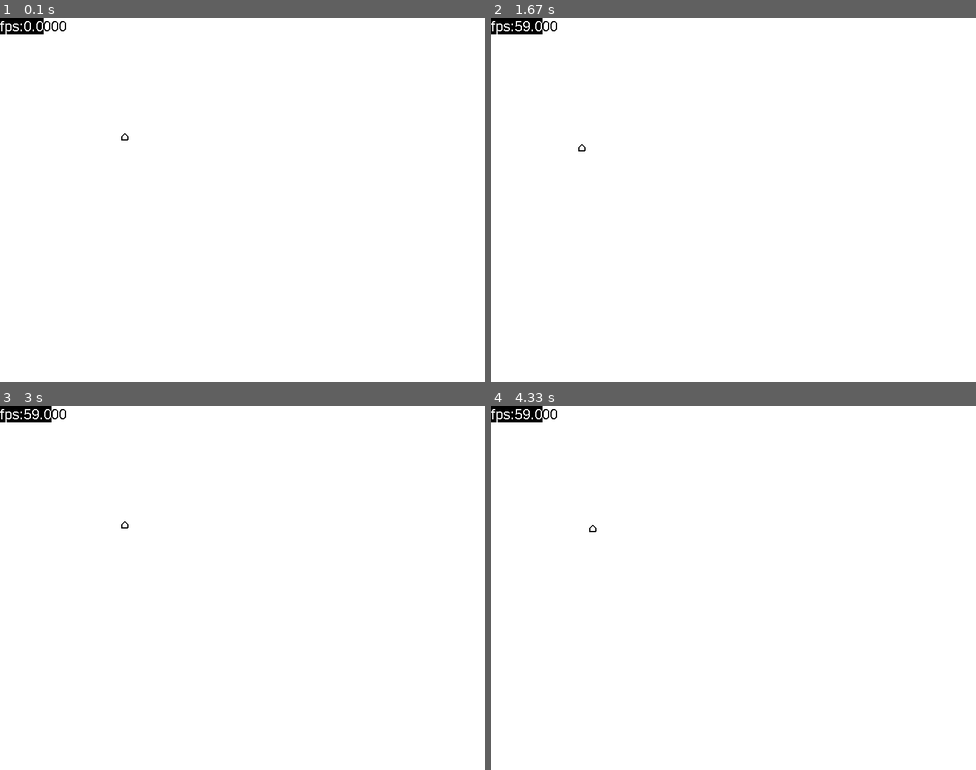
Above: before the commit, frames 1-4 (two rows, left to right).
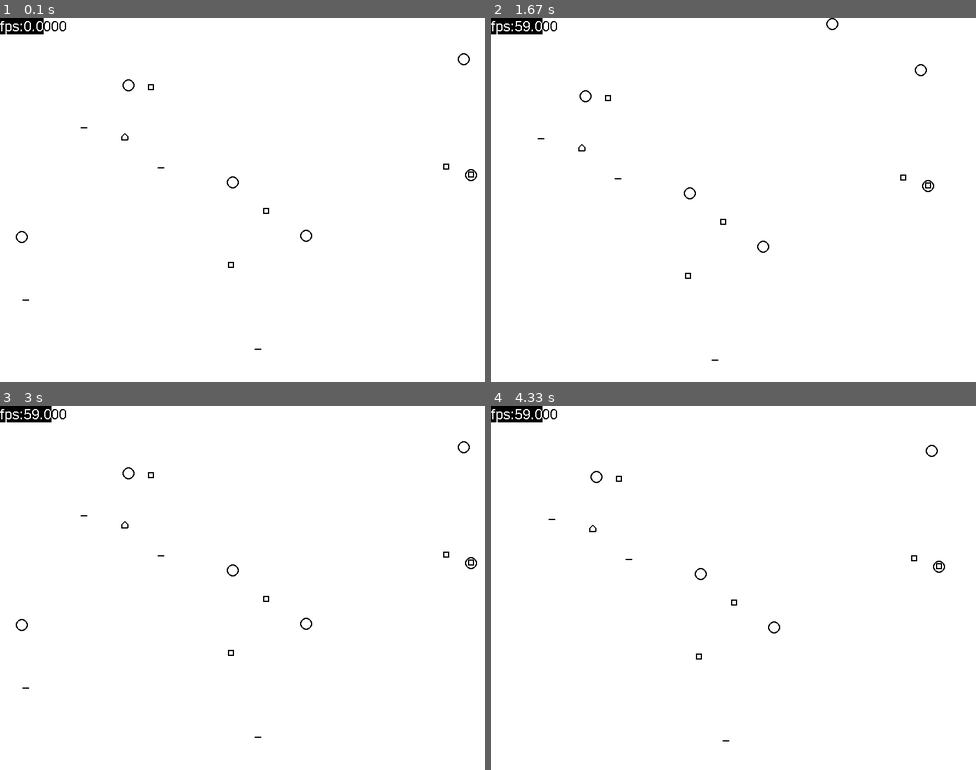
Above: after the commit, the same moments.

Repository: GendalfBlack/GB-PygameGameEngine
Game: pygame game, started from main.py
Same seed, same stepped clock (60 frames per second), same inputs: the game is played once before the commit and once after it.
Inputs:
- Up to frame 1 (0.1 s): no input
- Up to frame 2 (1.67 s): hold D 0.33-0.8 s; hold W 0.83-1.13 s; hold D 1.17-1.63 s
- Up to frame 3 (3 s): hold A 1.67-2.2 s; hold S 2.23-2.53 s; hold A 2.57-2.97 s
- Up to frame 4 (4.33 s): hold W 3-3.37 s; hold D 3.4-4.03 s; hold S from 4.07 s (still down)

The runs differ from the first frame. In frame 1, 0.2% of the frame differs, in the area x 3-99%, y 9-92%; in frame 2, 0.2%; in frame 3, 0.2%; in frame 4, 0.2%.

Commit message:
Fixed avery previously available objects to draw properly in new Camera mode. Now objects do not call "pygame.draw" if there is no need in it(outside of the screen).

Diff:
--- a/Components.py
+++ b/Components.py
@@ -175,6 +175,7 @@
             lines.append(["line", self.color, p1, p2, self.width])
         return ["lines", lines]
 
+
 # 3d
 class Camera(BasicComponent):
     def __init__(self):
@@ -185,11 +186,31 @@
     def update(self, deltaTime=0):
         pass
 
+    def drawn(self, pos):
+        p = self._Owner.transform.position
+        if 800 > pos[0] + p.x > 0 and 600 > pos[1] + p.y > 0:
+            return True
+        return False
+
     def draw(self, screen, objects):
         pos = self._Owner.transform.position
-        for object in objects:
-            if object[0] == 'lines':
-                for line in object[1]:
+        for _object in objects:
+            if _object[0] == 'lines':
+                for line in _object[1]:
                     p1 = (line[2][0] + pos.x, line[2][1] + pos.y)
                     p2 = (line[3][0] + pos.x, line[3][1] + pos.y)
-                    draw.line(screen, line[1], p1, p2, width=line[4])
+                    if self.drawn(line[2]) and self.drawn(line[3]):
+                        draw.line(screen, line[1], p1, p2, width=line[4])
+            if _object[0] == "line":
+                p1 = (_object[2][0] + pos.x, _object[2][1] + pos.y)
+                p2 = (_object[3][0] + pos.x, _object[3][1] + pos.y)
+                if self.drawn(_object[2]) and self.drawn(_object[3]):
+                    draw.line(screen, _object[1], p1, p2, width=_object[4])
+            if _object[0] == "circle":
+                p1 = (_object[2][0] + pos.x, _object[2][1] + pos.y)
+                if self.drawn(_object[2]):
+                    draw.circle(screen, _object[1], p1, _object[3], _object[4])
+            if _object[0] == "rect":
+                r = (_object[2][0] + pos.x, _object[2][1] + pos.y, _object[2][2], _object[2][3])
+                if self.drawn((_object[2][0],_object[2][1])):
+                    draw.rect(screen, _object[1], r, _object[3])
--- a/GameEngine.py
+++ b/GameEngine.py
@@ -1,7 +1,6 @@
 import pygame as p
 from GameObject import GameObject
 from Resource import InGameResource
-
 
 class Game:
     # consts
@@ -113,8 +112,8 @@
             self.screen.blit(self.resources_text, (0, 0))
         for event in self.update_holder:
             event()
-        for draw in self.render_queue:
-            self.main_camera.getComponent("Camera").draw(self.screen, draw())
+        for info in self.render_queue:
+            self.main_camera.getComponent("Camera").draw(self.screen, info())
 
     def add_new_GameObject(self):
         go = GameObject()
--- a/main.py
+++ b/main.py
@@ -17,6 +17,13 @@
 obj.addComponent("WiredPolygon")
 obj.getComponent("WiredPolygon").points = points
 
+for i in range(100):
+    o2 = game.add_new_GameObject()
+    o2.transform.position = (rnd.randint(-1000, 1000), rnd.randint(-1000,1000))
+    o2.addComponent("SimpleShape")
+    o2.getComponent("SimpleShape").shape = rnd.choice(game.SIMPLE_SHAPES)
+
+
 def camera_movement():
     k = pygame.key.get_pressed()
     camera = game.main_camera.transform.position
@@ -29,6 +36,7 @@
     if k[pygame.K_s]:
         camera.y -= 1
 
+
 game.my_update = camera_movement
 
 '''obj.addComponent("Physics2d")
